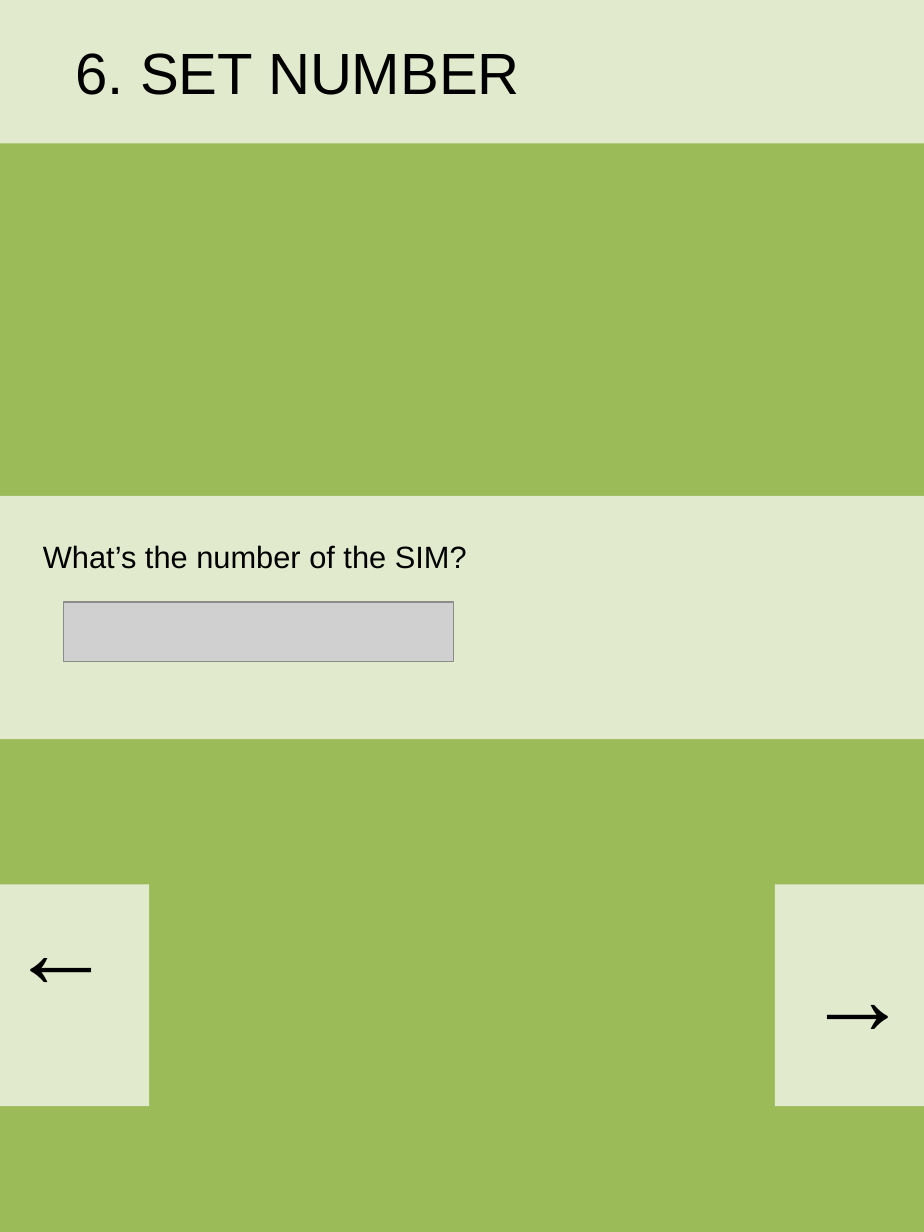
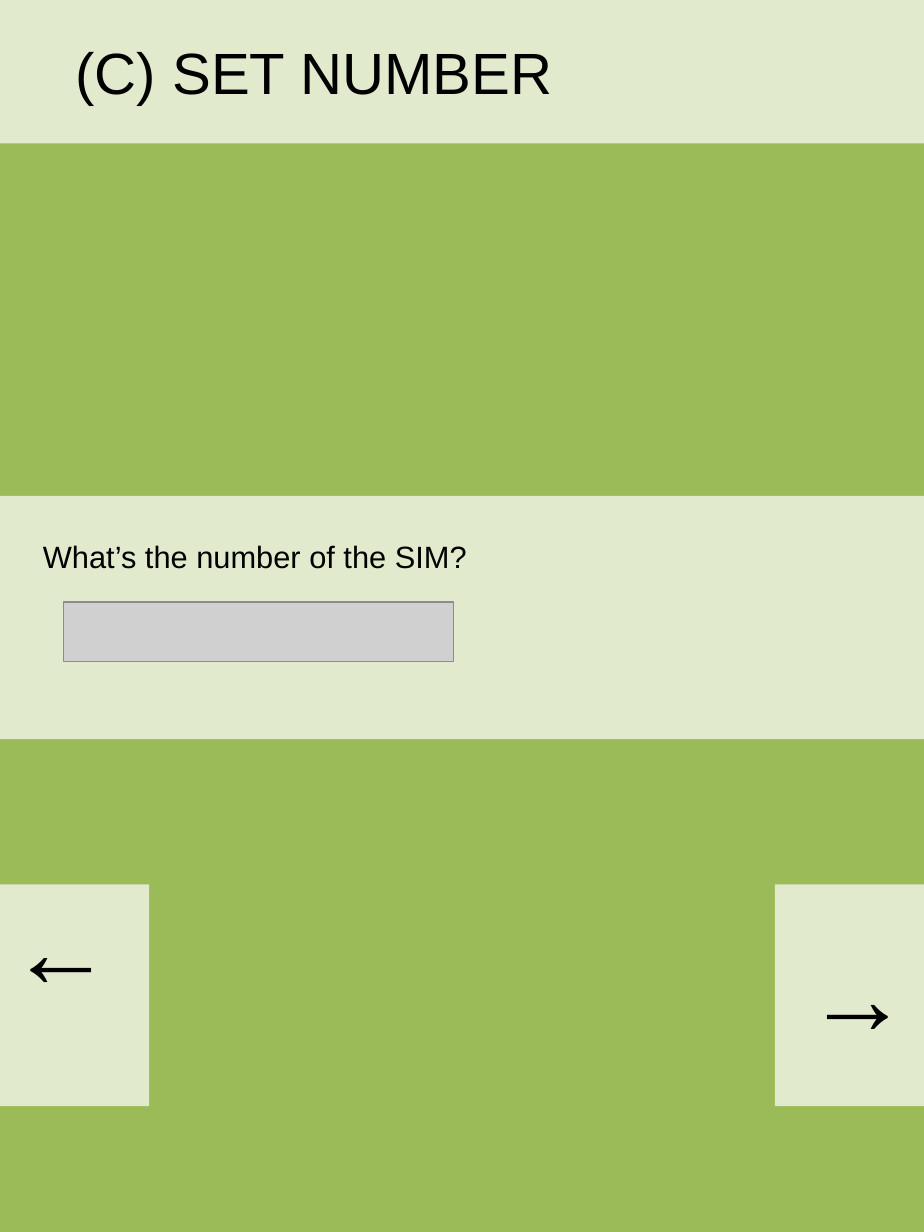
Before and after one commit to yobitechnologies/C3, a slide deck: slide 7 of Concept.pptx. Drawn at 924x1232 pixels with LibreOffice and Linux fonts; fonts in the diff are those of the drawing; grey boxes stand for pictures. Boxes give left, top, right and bottom in pixels: in the first picture for what was removed or moved away, otherwise in the second. Text is boxed around its words. In the diff, an @@ line names an element or a change of style, - is before the commit and + after.

```diff
--- a/Concept.pptx
+++ b/Concept.pptx
@@ text at bbox=[76, 52, 552, 105]: text changed @@
-6. SET NUMBER
+(C) SET NUMBER
```
Also in this commit, not shown: 13 other slides changed, 15 other files.
